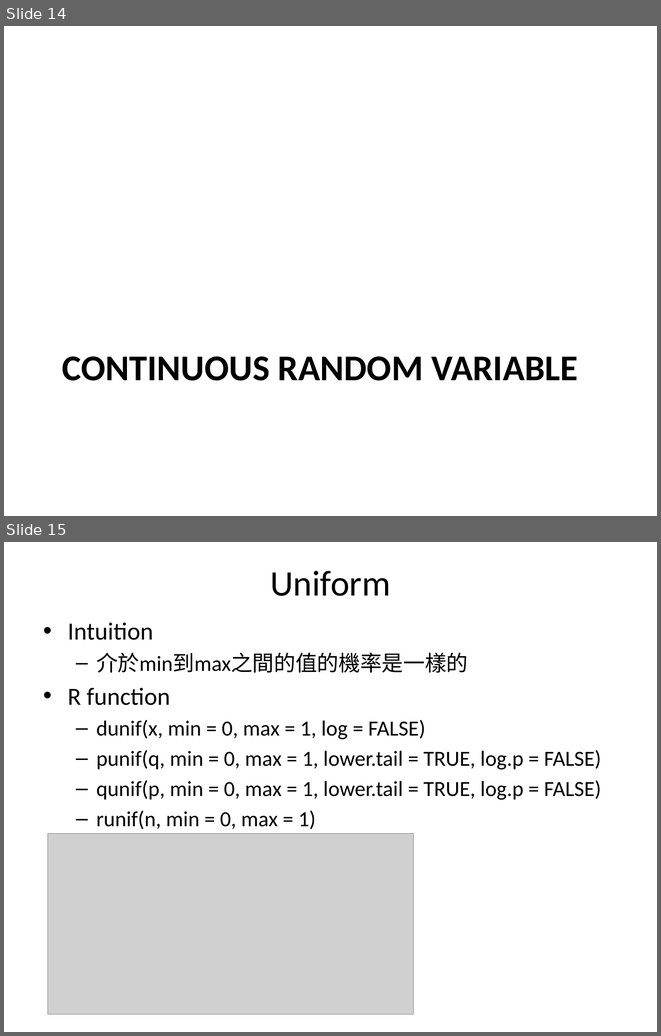
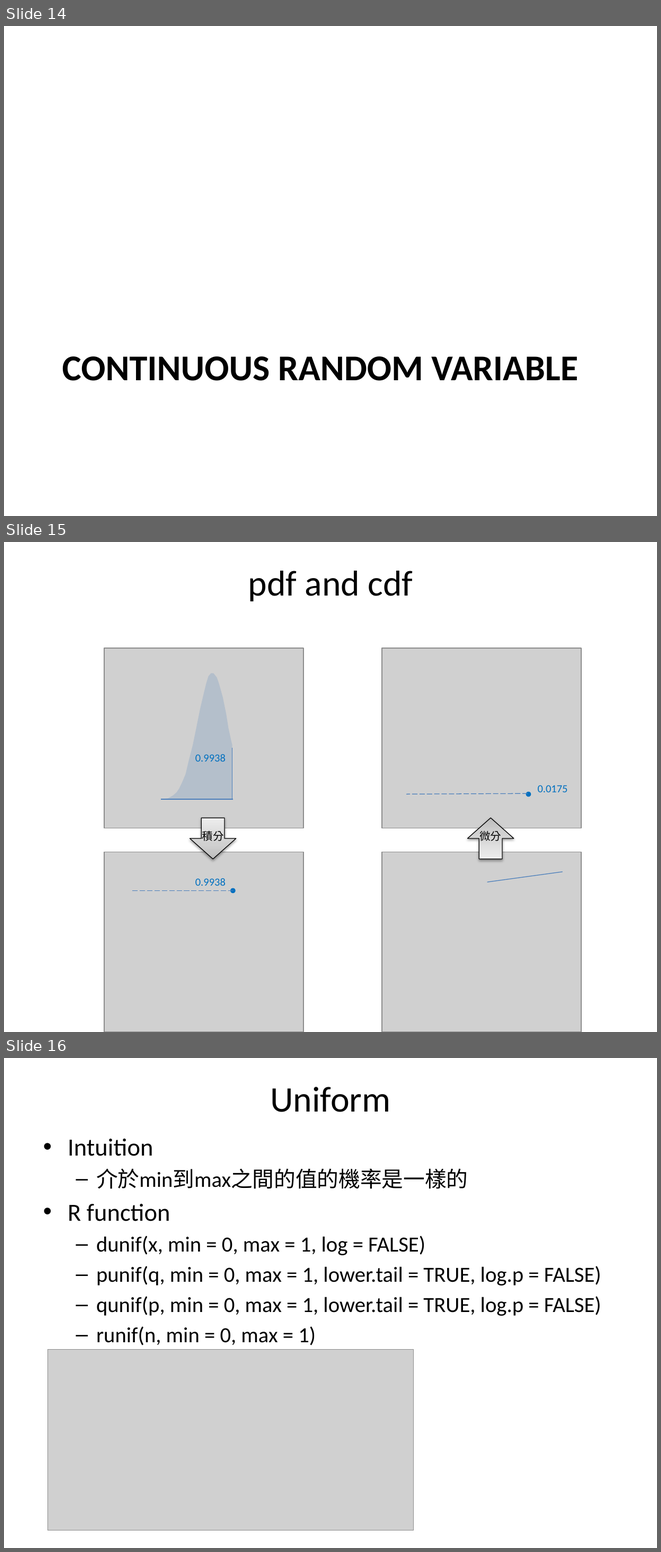
Before and after one commit to fuchingy/data_science, a slide deck: probability/doc/random_variable_distribution.pptx. Shown one above the other, each under a label of ours: slides 14 and 15 before the commit, slides 14, 15 and 16 after it. The pictures are 661x1036 and 661x1552 pixels, drawn with LibreOffice and Linux fonts; fonts in the diff are those of the drawing; grey boxes stand for pictures. Boxes give left, top, right and bottom in pixels: in the first picture for what was removed or moved away, otherwise in the second. Text is boxed around its words. In the diff, an @@ line names an element or a change of style, - is before the commit and + after.

```diff
--- a/probability/doc/random_variable_distribution.pptx
+++ b/probability/doc/random_variable_distribution.pptx
@@ slide 15 added at box(4, 542, 657, 1032), background #FFFFFF @@
@@ title added at box(248, 571, 413, 601), 39.6 pt, text #000000 @@
+pdf and cdf
@@ picture added at box(105, 648, 303, 828) @@
@@ picture added at box(382, 648, 581, 828) @@
@@ freeform shape added at box(161, 673, 232, 799), fill #4F81BD at 21% opacity @@
@@ line added from (232, 800) to (232, 748), #4B7EBC 0.75 pt @@
@@ text added at box(195, 754, 226, 761), 12 pt, text #0070C0 @@
+0.9938
@@ line added from (528, 793) to (406, 794), #4B7EBC 0.75 pt dashed @@
@@ ellipse added at box(526, 792, 531, 796), fill #0070C0 @@
@@ text added at box(538, 785, 568, 792), 12 pt, text #0070C0 @@
+0.0175
@@ line added from (232, 799) to (161, 799), #4B7EBC 0.75 pt @@
@@ down arrow added at box(190, 818, 237, 859), fill gradient #BDBDBD to #D1D1D1 to #EEEEEE, outline #000000 0.75 pt @@
@@ down arrow added at box(468, 818, 514, 859), fill gradient #BDBDBD to #D1D1D1 to #EEEEEE, outline #000000 0.75 pt @@
@@ text added at box(202, 831, 224, 841), 12 pt, text #000000 @@
+積分
@@ text added at box(479, 831, 501, 841), 12 pt, text #000000 @@
+微分
@@ picture added at box(105, 852, 303, 1032) @@
@@ picture added at box(382, 852, 581, 1032) @@
@@ line added from (487, 882) to (562, 872), #4B7EBC 0.75 pt @@
@@ line added from (233, 891) to (131, 891), #4B7EBC 0.75 pt dashed @@
@@ text added at box(195, 878, 226, 885), 12 pt, text #0070C0 @@
+0.9938
@@ ellipse added at box(231, 888, 236, 893), fill #0070C0 @@
@@ what was slide 15 is now slide 16 @@
```
Also in this commit, not shown: 7 slides changed, 1 other file.
